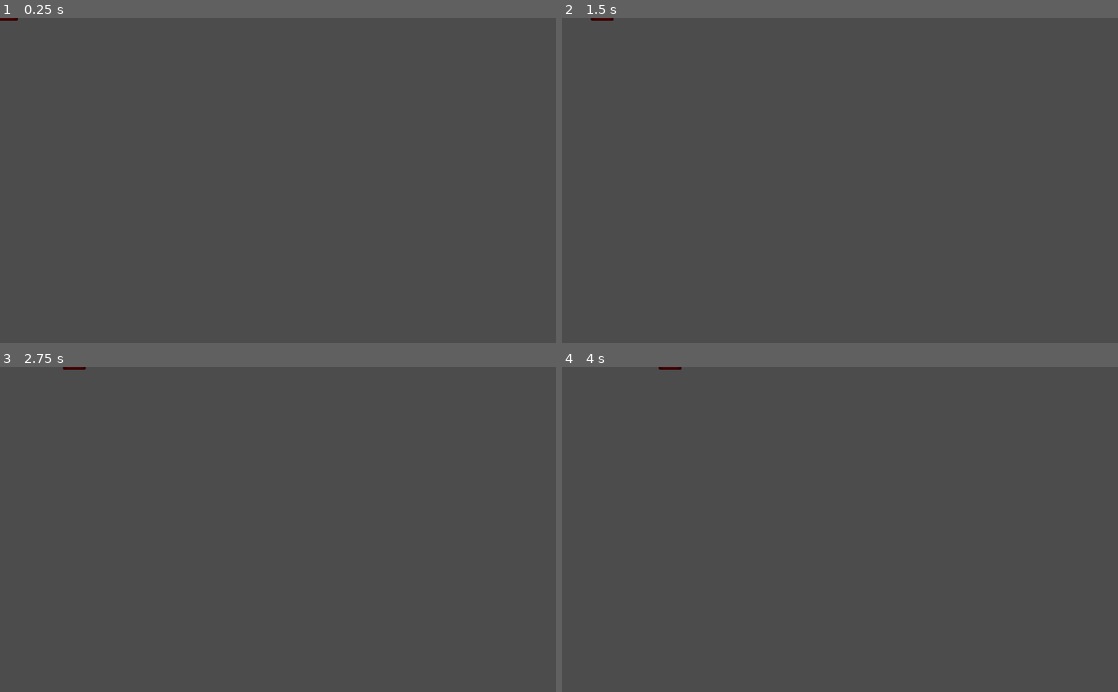
Above: before the commit, frames 1-4 (two rows, left to right).
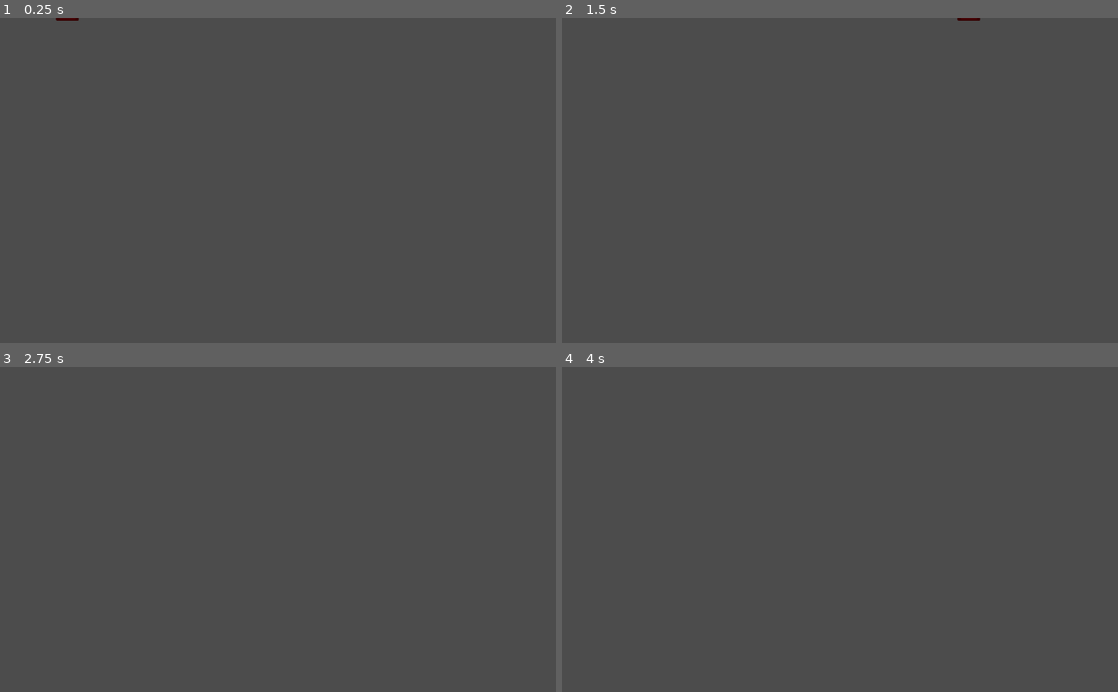
Above: after the commit, the same moments.

Repository: NicoCarpe/OneShot
Game: Godot game, scene res://Scenes/Bullet.tscn
Two runs of this game, one before a commit and one after it. Both use one fixed random seed, a clock stepped at 60 frames per second and the inputs below. This scene is started directly instead of the project's main scene. The engine's default icon, where the game draws it, is replaced by a stand-in: a white triangle on a blue panel in a dark square.
Inputs (mouse positions are in pixels of both pictures, inside the frame that each line leads up to):
- Up to frame 1 (0.25 s): no input
- Up to frame 2 (1.5 s): tap Enter at 0.5 s; move the mouse to (962, 164) at 0.52 s; hold Right (ui_right) 0.53-1.28 s; tap Space at 1.25 s; move the mouse to (728, 196) at 1.27 s; hold Down (ui_down) from 1.28 s (still down)
- Up to frame 3 (2.75 s): tap Enter at 2 s; move the mouse to (333, 458) at 2.02 s; release Down (ui_down) at 2.03 s; hold Right (ui_right) from 2.03 s (still down)
- Up to frame 4 (4 s): tap Space at 2.75 s; move the mouse to (812, 594) at 2.77 s; release Right (ui_right) at 2.78 s; hold Up (ui_up) 2.78-3.53 s; tap Enter at 3.5 s; move the mouse to (1006, 578) at 3.52 s; hold Left (ui_left) from 3.53 s (still down)

The runs differ from the first frame. In frame 1, less than 0.1% of the frame differs, in the area x 0-15%, y 0-1%; in frame 2, less than 0.1%, in the area x 5-76%, y 0-1%; in frame 3, less than 0.1%; in frame 4, less than 0.1%.

Commit message:
Added bullet prototype mechanic

Diff:
--- a/Scenes/Bullet.tscn
+++ b/Scenes/Bullet.tscn
@@ -8,7 +8,9 @@
 custom_solver_bias = 0.0
 extents = Vector2( 20, 5 )
 
-[node name="Bullet" type="KinematicBody2D"]
+[node name="Bullet" type="KinematicBody2D" groups=[
+"Bullet",
+]]
 
 input_pickable = false
 collision_layer = 8
--- a/Scenes/Enemy.tscn
+++ b/Scenes/Enemy.tscn
@@ -7,7 +7,9 @@
 custom_solver_bias = 0.0
 extents = Vector2( 32, 32 )
 
-[node name="Enemy" type="KinematicBody2D"]
+[node name="Enemy" type="KinematicBody2D" groups=[
+"Enemy",
+]]
 
 input_pickable = false
 collision_layer = 1
--- a/Scenes/Player.tscn
+++ b/Scenes/Player.tscn
@@ -8,7 +8,9 @@
 custom_solver_bias = 0.0
 extents = Vector2( 32, 32 )
 
-[node name="Player" type="KinematicBody2D"]
+[node name="Player" type="KinematicBody2D" groups=[
+"Player",
+]]
 
 input_pickable = false
 collision_layer = 2
--- a/Scripts/Bullet.gd
+++ b/Scripts/Bullet.gd
@@ -1,9 +1,7 @@
 extends KinematicBody2D
 
-# class member variables go here, for example:
-# var a = 2
-# var b = "textvar"
-var MOTION_SPEED = 50
+var MOTION_SPEED = 500
+var dropped = false
 
 func _ready():
 	# Called every time the node is added to the scene.
@@ -16,4 +14,18 @@
 #	pass
 	var movedir = Vector2(1,0).rotated(rotation)
 	var motion = movedir.normalized() * MOTION_SPEED
-	move_and_slide(motion)
+	var collision = move_and_collide(motion*delta)
+
+	if collision:
+		if collision.collider.is_in_group("Enemy"):
+			dropped = true
+			#pass#TODO create dropped bullet
+		elif collision.collider.is_in_group("Player"):
+			pass
+		else:
+			dropped = true
+			#queue_free()
+		if dropped:
+			MOTION_SPEED = 0
+			collision_mask += 2
+			#collision_mask = Remove collision with enemy
--- a/Scripts/Player.gd
+++ b/Scripts/Player.gd
@@ -2,7 +2,6 @@
 
 export var NORMAL_SPEED = 500
 var MOTION_SPEED = NORMAL_SPEED
-var maxDashSpeed = 2000
 #onready var SpriteNode = get_node("Sprite")
 #onready var AnimNode = get_node("AnimationPlayer")
 #onready var WeaponNode = get_node("RotationNode/WeaponSwing")
@@ -14,6 +13,7 @@
 #export (PackedScene) var BulletType
 var trauma = 0
 onready var bullet = preload("res://Scenes/Bullet.tscn")
+var haveBullet = true
 
 
 #onready var healthBar = $CanvasLayer/PlayerUI/HealthBar
@@ -32,7 +32,7 @@
 	mousePos = get_global_mouse_position()
 	#if playerControlEnabled:
 	controls_loop()
-	movement_loop()
+	movement_loop(delta)
 #	speed_decay()
 	#CollisionNode.disabled = false # Reenable collision (Has to do with swap code)
 	updateCamera()
@@ -76,7 +76,7 @@
 #		$Sprite.flip_h = true
 	var shootAvailable = true
 
-	if SHOOT:# && shootAvailable:
+	if SHOOT && haveBullet:
 		var b = bullet.instance()
 		var p = get_parent()
 		p.add_child(b)
@@ -84,6 +84,7 @@
 		var mousePos = get_global_mouse_position()
 		b.rotation = get_angle_to(mousePos)
 		trauma = 40
+		haveBullet = false
 
 
 #		$PlayerAudio.stream = load("res://Audio/WarpSFX.wav")
@@ -119,9 +120,13 @@
 #		$Sprite.modulate.g = 0
 #		WeaponNode.attack(attackDirection)
 
-func movement_loop():
+func movement_loop(delta):
 	var motion = movedir.normalized() * MOTION_SPEED
-	move_and_slide(motion)
+	var collision = move_and_collide(motion*delta)
+	if collision:
+		if collision.collider.is_in_group("Bullet"):
+			collision.collider.queue_free()
+			haveBullet = true
 #	if movedir == Vector2():
 #		anim = "Idle"
 #	if anim != animNew:
@@ -138,109 +143,3 @@
 #				var collider = collisions.collider.get_node("./")
 #				collider.applyEffect(self)
 #		pass
-
-#func speed_decay():
-#	if MOTION_SPEED > NORMAL_SPEED:
-#		#SpriteNode.set("modulate",Color(233.0/255,0,0,1)) # Used to test dash
-#		MOTION_SPEED *= 0.90
-#		if MOTION_SPEED > minDashInvulnSpeed and MOTION_SPEED < maxDashInvulnSpeed:
-#			dashInvuln = true
-#			SpriteNode.set("modulate",Color(0,0,233.0/255,1)) # Used to test dash
-#		else:
-#			dashInvuln = false
-#			SpriteNode.set("modulate",Color(1,1,1,1))
-#	elif MOTION_SPEED == NORMAL_SPEED:
-#		pass
-#	else:
-#		#SpriteNode.set("modulate",Color(233.0/255,255,255,1))
-#		MOTION_SPEED = NORMAL_SPEED
-
-#func dashDelay(sec):
-#	dashTimer.set_wait_time(sec) # Set Timer's delay to "sec" seconds
-#	dashTimer.start() # Start the Timer counting down
-#	yield(dashTimer, "timeout") # Wait for the timer to wind down
-#	dashAvailable = true
-#
-#func swapDelay(sec):
-#	swapTimer.set_wait_time(sec) # Set Timer's delay to "sec" seconds
-#	swapTimer.start() # Start the Timer counting down
-#	yield(swapTimer, "timeout") # Wait for the timer to wind down
-#	swapAvailable = true
-#	SpriteNode.set("modulate",Color(1,1,1))
-#
-#func swapInvuln(sec):
-#	swapInvulnTimer.set_wait_time(sec) # Set Timer's delay to "sec" seconds
-#	swapInvulnTimer.start() # Start the Timer counting down
-#	yield(swapInvulnTimer, "timeout") # Wait for the timer to wind down
-#	swapInvuln = false
-#
-#func swapNotice(sec):
-#	swapNoticeTimer.set_wait_time(sec) # Set Timer's delay to "sec" seconds
-#	swapNoticeTimer.start() # Start the Timer counting down
-#	yield(swapNoticeTimer, "timeout") # Wait for the timer to wind down
-#	swappedRecently = false
-#
-#func swapPlaces(player, enemy): # Takes in player node and enemy collider
-#	CollisionNode.disabled = true	# Disable collision to avoid displacement bug after teleport
-#	var tempEnemyPos = enemy.position
-#	enemy.position = position
-#	position = tempEnemyPos
-#
-#func takeDamage(damage):
-#	if vulnerable and not swapInvuln and not dashInvuln:
-#		vulnerable = false
-#		trauma = 60
-#		$PlayerAudio.stream = load("res://Audio/HitSound.wav")
-#		$PlayerAudio.volume_db = Global.masterSound
-#		$PlayerAudio.play()
-#		health -= damage
-#		updateHealthBar()
-#		$InvulPlayer.play("Invuln")
-#		if health <= 0:
-#			respawn()
-#
-#func updateHealthBar():
-#	healthBar.setMaxValue(maxHealth)
-#	healthBar.setValue(health)
-#
-#func updateHealthUpProgress():
-#	if piecesOfHeart == 3:
-#		piecesOfHeart = 0
-#		maxHealth += 1
-#		setHealth(maxHealth)
-#	get_node("PlayerAudio").stream = load("res://Audio/RecievedChat.ogg")
-#	get_node("PlayerAudio").playing = true
-#	get_node("PlayerAudio").volume_db = Global.masterSound
-#	healthUpProgress.setValue(piecesOfHeart)
-#
-#func setHealth(value):
-#	health = value
-#	updateHealthBar()
-#
-#func respawn():
-#	playerControlEnabled = false
-#	get_node("../").reloadLastScene()
-#	health = maxHealth
-#	updateHealthBar()
-#
-#func _on_InvulPlayer_animation_finished(anim_name):
-#	if anim_name == "Invuln":
-#		vulnerable = true
-#
-#
-#func _on_WeaponSwing_attack_finished():
-#	barrierAvailable = true
-#	$Sprite.modulate.g = 1
-#
-#func save():
-#	var saveDict = {
-#		"filename": filename,
-#		"parent": get_parent().get_path(),
-#		"health": maxHealth,
-#		"maxHealth": maxHealth,
-#		"position": position,
-#		"dashUnlocked": dashUnlocked,
-#		"swapUnlocked": swapUnlocked,
-#		"barrierUnlocked": barrierUnlocked
-#	}
-#	return saveDict
